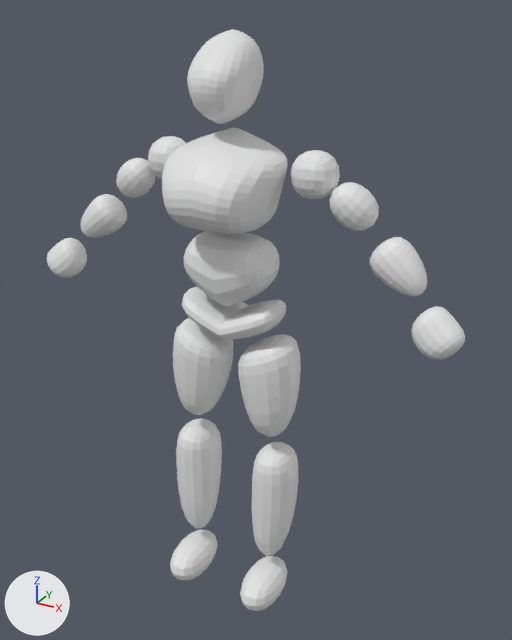
The Blender file sati.blend: old version first, new version second.
The view is the same before and after, from a 50 mm camera at (1.17, -1.932, 1.903) aimed at (0.067, 0.074, 0.901). Arrows for +X, +Y and +Z are at lower left; the lights stay in place.
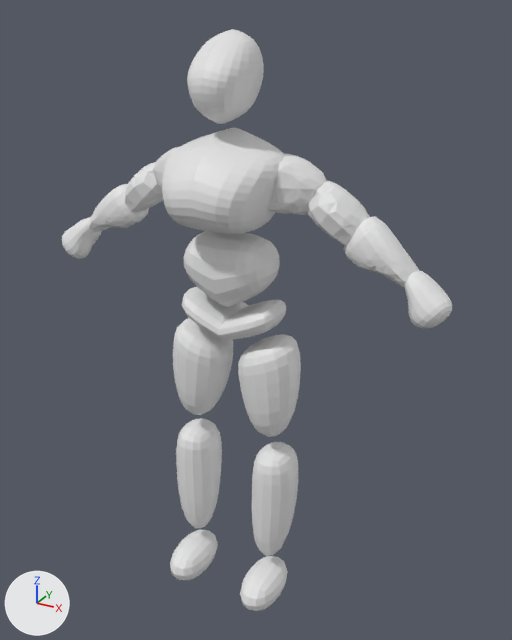
Where the newer file only moved an object's origin or applied its transform, the numbers keep the older frame.

Pixel boxes (x1, y1, x2, y2) of what changed, in the pictures (512 x 640 px):
'Cube.003', reshaped, moved, rescaled: before (80, 194, 427, 296); after (89, 184, 419, 287)
'Cube.004', reshaped, moved, rescaled (7% narrower, 8% shorter): before (47, 238, 465, 360); after (62, 217, 452, 329)
'Cube.002', reshaped, moved, rescaled (7% narrower, 14% taller): before (116, 158, 379, 231); after (125, 162, 370, 245)
'Cube.001', reshaped, rescaled (9% narrower, 8% taller): before (148, 136, 340, 199); after (153, 147, 327, 215)
part 1 of me_cube_001, deleted: before (148, 136, 340, 199)
part 2 of me_cube_001, added: after (153, 147, 327, 215)
part 3 of me_cube_002, deleted: before (116, 158, 379, 231)
part 4 of me_cube_002, added: after (125, 162, 370, 245)
part 5 of me_cube_003, added: after (89, 184, 419, 287)
part 6 of me_cube_003, deleted: before (80, 194, 427, 296)

The change, as a diff of the scene's bpy script:
```diff
--- a/sati.blend.py
+++ b/sati.blend.py
@@ me_cube_001 @@
 # used by ob_cube_001; location = (0.272, 0.081, 1.432); scale = (0.09, 0.09, 0.09)
-me_cube_001.from_pydata(...)  # 98 vertices, 96 faces; spans x -0.84..0.84, y -0.84..0.84, z -0.84..0.84
+me_cube_001.from_pydata(...)  # 98 vertices, 96 faces; spans x -0.15..0.05, y -0.11..0.06, z -0.12..0.06
+# me_cube_001 part 1: 98 vertices removed from x -0.84..0.84, y -0.84..0.84, z -0.84..0.84
+# me_cube_001 part 2: 98 vertices added at x -0.15..0.05, y -0.11..0.06, z -0.12..0.06
@@ me_cube_002 @@
 # used by ob_cube_002; location = (0.412, 0.063, 1.353); rotation_euler = (0.33, 0.679, 0.212), in degrees (19, 39, 12); scale = (0.096, 0.0756, 0.0756)
-me_cube_002.from_pydata(...)  # 98 vertices, 96 faces; spans x -0.84..0.84, y -0.84..0.84, z -0.84..0.84
+me_cube_002.from_pydata(...)  # 80 vertices, 78 faces; spans x -0.11..0.14, y -0.08..0.08, z -0.08..0.06
+# me_cube_002 part 3: 98 vertices removed from x -0.84..0.84, y -0.84..0.84, z -0.84..0.84
+# me_cube_002 part 4: 80 vertices added at x -0.11..0.14, y -0.08..0.08, z -0.08..0.06
@@ me_cube_003 @@
 # used by ob_cube_003; location = (0.574, 0.052, 1.188); rotation_euler = (-0.329, 0.679, -0.211), in degrees (-19, 39, -12); scale = (0.1, 0.0792, 0.0792)
-me_cube_003.from_pydata(...)  # 162 vertices, 160 faces; spans x -0.92..1.02, y -0.88..0.88, z -0.87..0.88
+me_cube_003.from_pydata(...)  # 198 vertices, 196 faces; spans x -0.14..0.13, y -0.06..0.08, z -0.08..0.07
+# me_cube_003 part 5: 198 vertices added at x -0.14..0.13, y -0.06..0.08, z -0.08..0.07
+# me_cube_003 part 6: 162 vertices removed from x -0.92..1.02, y -0.88..0.88, z -0.87..0.88
@@ me_cube_004 @@
 # used by ob_cube_004; location = (0.725, 0.0, 1.029); rotation_euler = (-0.439, 0.658, -0.279), in degrees (-25, 38, -16); scale = (0.0826, 0.0651, 0.0651)
-me_cube_004.from_pydata(...)  # 162 vertices, 160 faces; spans x -0.92..0.92, y -0.92..0.92, z -1.24..0.9
+me_cube_004.from_pydata(...)  # 162 vertices, 160 faces; spans x -0.1..0.08, y -0.06..0.06, z -0.07..0.06
+# me_cube_004 part 7: 162 of 162 vertices moved; they spanned x -0.92..0.92, y -0.92..0.92, z -1.24..0.9 and now span x -0.1..0.08, y -0.06..0.06, z -0.07..0.06; mean shift (-0.01, 0.0, 0.1); largest move (-0.23, 0.0, -1.21) -> (-0.02, 0.0, -0.05)
@@ ob_cube_001 @@
 ob_cube_001.location = (0.272, 0.081, 1.432)
-ob_cube_001.scale = (0.09, 0.09, 0.09)
 _m = ob_cube_001.modifiers.new('Mirror', 'MIRROR')
@@ ob_cube_002 @@
 ob_cube_002 = bpy.data.objects.new('Cube.002', me_cube_002)
-ob_cube_002.location = (0.412, 0.063, 1.353)
+ob_cube_002.location = (0.363, 0.063, 1.334)
 ob_cube_002.rotation_euler = (0.33, 0.679, 0.212)  # degrees (19, 39, 12)
-ob_cube_002.scale = (0.096, 0.0756, 0.0756)
 _m = ob_cube_002.modifiers.new('Mirror', 'MIRROR')
@@ ob_cube_003 @@
 ob_cube_003 = bpy.data.objects.new('Cube.003', me_cube_003)
-ob_cube_003.location = (0.574, 0.052, 1.188)
+ob_cube_003.location = (0.517, 0.052, 1.207)
 ob_cube_003.rotation_euler = (-0.329, 0.679, -0.211)  # degrees (-19, 39, -12)
-ob_cube_003.scale = (0.1, 0.0792, 0.0792)
 _m = ob_cube_003.modifiers.new('Mirror', 'MIRROR')
@@ ob_cube_004 @@
 ob_cube_004 = bpy.data.objects.new('Cube.004', me_cube_004)
-ob_cube_004.location = (0.725, 0.0, 1.029)
+ob_cube_004.location = (0.67, 0.035, 1.104)
 ob_cube_004.rotation_euler = (-0.439, 0.658, -0.279)  # degrees (-25, 38, -16)
-ob_cube_004.scale = (0.0826, 0.0651, 0.0651)
 _m = ob_cube_004.modifiers.new('Mirror', 'MIRROR')
```
